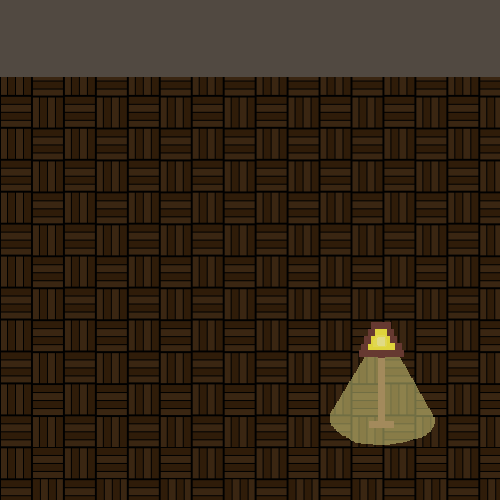
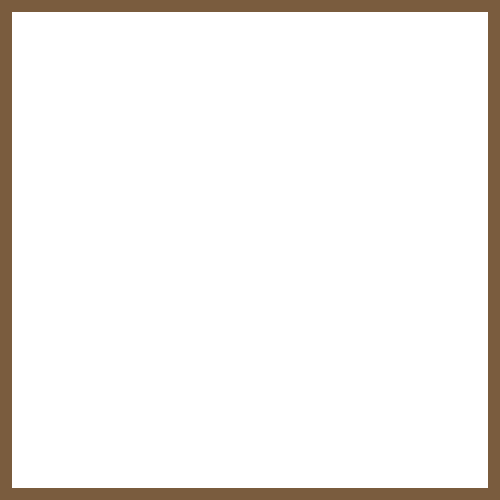
Layer changes from the first 500 x 500 image to the second:
showed "Layer 2", painted on it over (0, 0, 500, 500)
hid "Layer 3" over (0, 0, 500, 77)
hid "Layer 1" over (0, 0, 500, 500)
